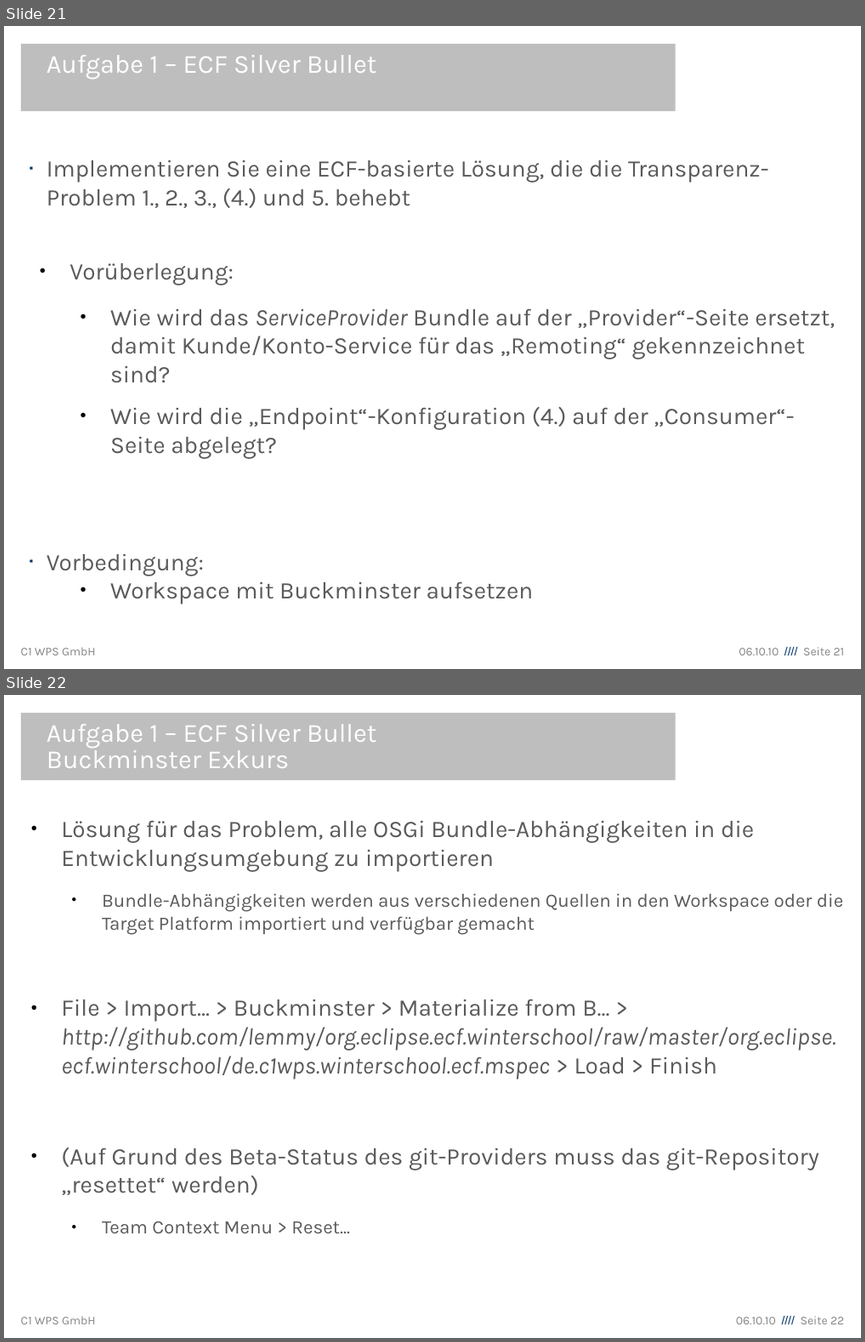
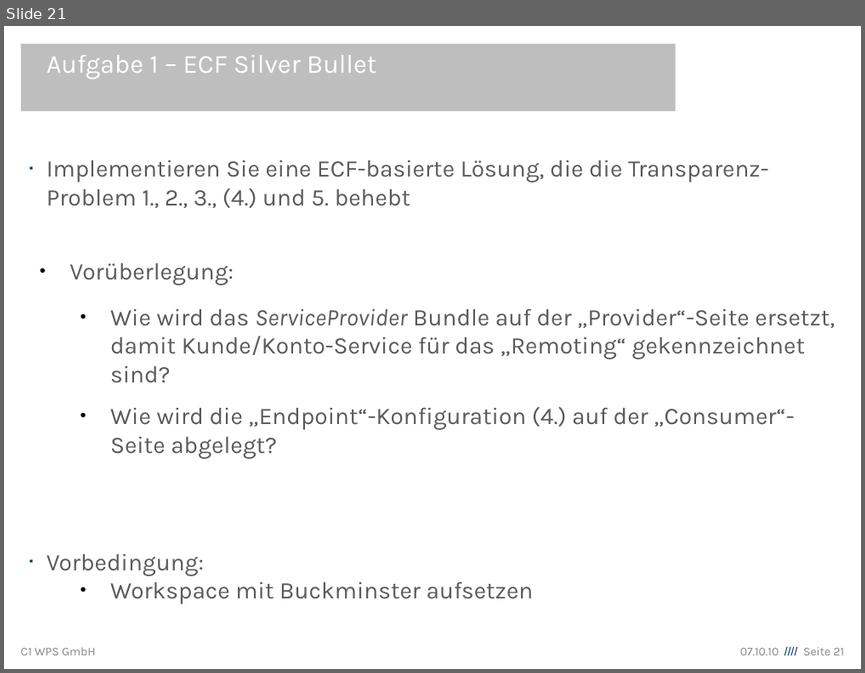
Before and after one commit to lemmy/org.eclipse.ecf.winterschool, a slide deck: org.eclipse.ecf.winterschool/EclipseCommunicationFramework.odp. Shown one above the other, each under a label of ours: slides 21 and 22 before the commit, slide 21 after it. The pictures are 865x1342 and 865x673 pixels, drawn with LibreOffice and Linux fonts; fonts in the diff are those of the drawing; background and template pictures are left out. Boxes give left, top, right and bottom in pixels: in the first picture for what was removed or moved away, otherwise in the second. Text is boxed around its words. In the diff, an @@ line names an element or a change of style, - is before the commit and + after.

```diff
--- a/org.eclipse.ecf.winterschool/EclipseCommunicationFramework.odp
+++ b/org.eclipse.ecf.winterschool/EclipseCommunicationFramework.odp
@@ slide 22 removed at (4, 695, 861, 1338), background #FFFFFF; not listed: 2 template elements that a slide beside it also shows @@
@@ title removed at (21, 713, 676, 781) @@
-Aufgabe 1 – ECF Silver Bullet
-Buckminster Exkurs
@@ text removed at (61, 820, 843, 1233) @@
-● Lösung für das Problem, alle OSGi Bundle-Abhängigkeiten in die Entwicklungsumgebung zu importieren
-  ● Bundle-Abhängigkeiten werden aus verschiedenen Quellen in den Workspace oder die Target Platform importiert und verfügbar gemacht
-● File > Import... > Buckminster > Materialize from B... > http://github.com/lemmy/org.eclipse.ecf.winterschool/raw/master/org.eclipse.ecf.winterschool/de.c1wps.winterschool.ecf.mspec > Load > Finish
-● (Auf Grund des Beta-Status des git-Providers muss das git-Repository „resettet“ werden)
-  ● Team Context Menu > Reset...
@@ text at (740, 646, 845, 655): text changed @@
-06.10.10 //// Seite 21
+07.10.10 //// Seite 21
```
Also in this commit, not shown: 13 slides changed, 8 slides added, 12 other slides removed.
